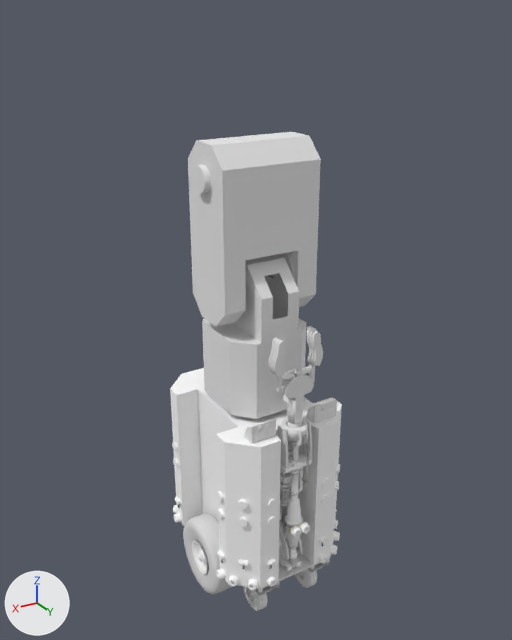
The Blender file models/valter/valter.blend: old version first, new version second.
The view is the same before and after, from a camera (50 mm lens) standing at (1.066, 1.788, 1.883) and looking at (-0.022, -0.026, 0.976). Lighting does not change. The marker at lower left points along +X, +Y and +Z.

In view in the first picture: 'Circle.136', 'Circle.143', 'Circle.167', 'baseFrame', 'bodyFrame', 'bodyFrameL', 'bodyFrameR', 'cap', 'manGripperFrame', 'rightWheel', 'valterBodyP1', 'valterBodyP2'.
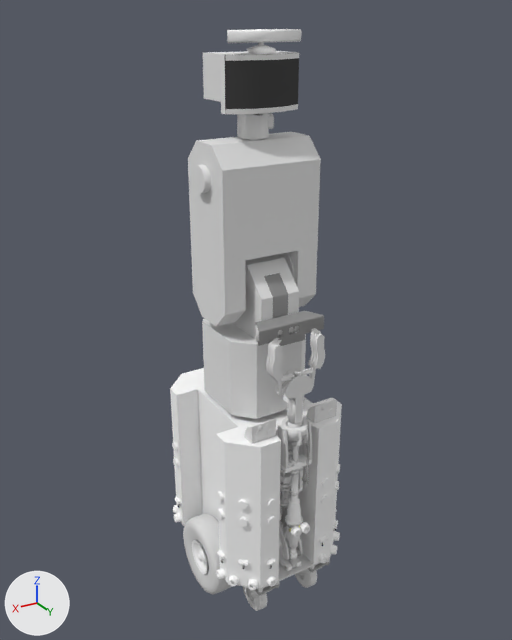
Pixel boxes (x1, y1, x2, y2) of what changed, in the pictures (512 x 640 px):
'headGlass', added: after (225, 53, 299, 109)
'bodyKinectFrame', added: after (255, 311, 324, 346)
'headFrame', added: after (203, 51, 299, 114)
'kinectBody.001', added: after (227, 29, 302, 54)
'neckFabrickCover', added: after (237, 113, 269, 140)
'headFrame.001', added: after (225, 53, 299, 114)
'bodyFrameGlass', added: after (264, 273, 288, 318)
'Circle.150', turned: before (273, 340, 286, 378); after (271, 345, 283, 382)
'Circle.165', turned: before (312, 331, 323, 366); after (313, 333, 325, 369)
'Circle.157', turned: before (271, 338, 284, 375); after (268, 343, 275, 380)
'Circle.158', turned: before (309, 331, 314, 364); after (310, 333, 317, 367)
'Circle.162', turned: before (307, 329, 312, 363); after (308, 331, 314, 365)
'Circle.153', turned: before (268, 337, 277, 374); after (266, 342, 272, 377)
'kinectBody', added: after (255, 325, 299, 342)
'headMotor', added: after (260, 113, 274, 129)
'Circle.148', turned: before (278, 375, 282, 393); after (278, 379, 283, 396)
'Circle.167', turned: before (311, 366, 315, 383); after (311, 368, 316, 383)
'Circle.152', turned: before (276, 334, 283, 340); after (272, 338, 279, 344)
'Circle.164', turned: before (310, 328, 317, 333); after (314, 330, 321, 335)
'Circle.147', turned: before (278, 385, 287, 393); after (278, 385, 287, 395)
'Circle.155', turned: before (276, 376, 278, 391); after (275, 380, 278, 392)
'Circle.163', turned: before (307, 326, 313, 331); after (312, 328, 317, 334)
'Circle.160', turned: before (309, 364, 311, 378); after (309, 367, 312, 378)

Diff of the bpy script that builds the scene:
```diff
--- a/models/valter/valter.blend.py
+++ b/models/valter/valter.blend.py
@@ me_plane_034 @@
+me_plane_034.from_pydata([(-0.04, -0.0562, 0.0562), (0.04, -0.0562, 0.0562), (-0.04, 0.0, -0.0809), (0.04, 0.0, -0.0809), (-0.04, -0.0026, 0.0026), (-0.04, 0.0, -0.0036), (0.04, 0.0, -0.0036), (0.04, -0.0026, 0.0026)], [], [(5, 6, 3, 2), (6, 5, 4, 7), (0, 1, 7, 4)])
+me_plane_034.polygons.foreach_set('use_smooth', [True] * 3)
+me_plane_034.materials.append(mat_bodyframeglassmaterial)  # grey #989898
@@ ob_circle_144 @@
 ob_circle_144.location = (-0.028, 0.243, 0.884)
-ob_circle_144.rotation_euler = (1.571, 0.0, 0.0)  # degrees (90, 0, 0)
+ob_circle_144.rotation_euler = (1.571, -0.349, 0.0)  # degrees (90, -20, 0)
 ob_circle_144.scale = (1.02, 1.02, 0.812)
@@ ob_circle_167 @@
 ob_circle_167.location = (-0.0581, 0.246, 0.884)
-ob_circle_167.rotation_euler = (1.571, 0.0, 0.0)  # degrees (90, 0, 0)
+ob_circle_167.rotation_euler = (1.571, 0.244, 0.0)  # degrees (90, 14, 0)
 ob_circle_167.scale = (-1.0, 1.0, 1.0)
@@ ob_circle_143 @@
 ob_circle_143.location = (0.0282, 0.243, 0.884)
-ob_circle_143.rotation_euler = (1.571, 0.0, 0.0)  # degrees (90, 0, 0)
+ob_circle_143.rotation_euler = (1.571, 0.349, 0.0)  # degrees (90, 20, 0)
 ob_circle_143.scale = (1.02, 1.02, 0.812)
@@ ob_circle_148 @@
 ob_circle_148.location = (0.0587, 0.246, 0.884)
-ob_circle_148.rotation_euler = (1.571, 0.0, 0.0)  # degrees (90, 0, 0)
+ob_circle_148.rotation_euler = (1.571, -0.244, 0.0)  # degrees (90, -14, 0)
@@ ob_headmotor @@
+ob_headmotor = bpy.data.objects.new('headMotor', me_plane_052)  # 32 vertices, 19 faces; spans x -0.021..0.021, y -0.021..0.021, z 0.0..0.0705; in mat_headmotormaterial (its picture is missing)
+ob_headmotor.parent = ob_circle_192
+ob_headmotor.location = (-0.00923, -0.0254, 1.6)
+ob_headmotor.rotation_euler = (0.0, -1.571, 0.0)  # degrees (0, -90, 0)
@@ ob_circle_192 @@
+ob_circle_192 = bpy.data.objects.new('Circle.192', me_circle_270)  # 64 vertices, 49 faces; spans x -0.027..0.027, y -0.027..0.027, z 0.0..0.0127; in mat_shinymetal1 (grey #acacac)
+ob_circle_192.parent = ob_bodyframe
+ob_circle_192.location = (-0.0000157, 0.0, 1.559)
+ob_circle_192.rotation_euler = (0.0, 0.0, 3.142)  # degrees (0, 0, 180)
@@ ob_circle_194 @@
+ob_circle_194 = bpy.data.objects.new('Circle.194', me_circle_272)  # 24 vertices, 14 faces; spans x -0.0953..0.0171, y -0.041..0.018, z 0.0..0.0035; in mat_shinymetal1 (grey #acacac)
+ob_circle_194.parent = ob_circle_195
+ob_circle_194.location = (0.005, 0.0, 1.6)
+ob_circle_194.rotation_euler = (-1.571, 1.257, -1.571)  # degrees (-90, 72, -90)
@@ ob_circle_195 @@
+ob_circle_195 = bpy.data.objects.new('Circle.195', me_circle_272.copy())
+ob_circle_195.parent = ob_circle_192
+ob_circle_195.location = (-0.005, 0.0, 1.6)
+ob_circle_195.rotation_euler = (-1.571, 1.257, 1.571)  # degrees (-90, 72, 90)
@@ ob_kinectbody_001 @@
+ob_kinectbody_001 = bpy.data.objects.new('kinectBody.001', me_plane_050)  # 108 vertices, 71 faces; spans x -0.113..0.113, y -0.03..0.03, z -0.066..-0.006; in mat_kinectheadmaterial (its picture is missing)
+ob_kinectbody_001.parent = ob_headframe
+ob_kinectbody_001.location = (0.0026, 0.0417, 1.854)
@@ ob_headframe @@
+ob_headframe = bpy.data.objects.new('headFrame', me_plane_043)  # 44 vertices, 30 faces; spans x -0.117..0.117, y -0.081..0.08, z -0.03..0.122; in mat_headframematerial (white #e7e7e7)
+ob_headframe.parent = ob_circle_195
+ob_headframe.location = (-0.0000157, 0.0, 1.667)
@@ ob_headglass @@
+ob_headglass = bpy.data.objects.new('headGlass', me_plane_046)  # 14 vertices, 6 faces; spans x -0.117..0.117, y -0.015..0.02, z -0.075..0.075; in mat_headglassmaterial (dark grey #494949)
+ob_headglass.parent = ob_circle_195
+ob_headglass.location = (-0.0000157, -0.069, 1.712)
@@ ob_headframe_001 @@
+ob_headframe_001 = bpy.data.objects.new('headFrame.001', me_plane_047)  # 28 vertices, 12 faces; spans x -0.117..0.117, y -0.016..0.019, z -0.075..0.075; in mat_headframematerial (white #e7e7e7)
+ob_headframe_001.parent = ob_circle_195
+ob_headframe_001.location = (-0.0000157, -0.069, 1.712)
@@ ob_neckfabrickcover @@
+ob_neckfabrickcover = bpy.data.objects.new('neckFabrickCover', me_circle_271)  # 48 vertices, 64 faces; spans x -0.0439..0.0433, y -0.0433..0.0577, z -0.0032..0.0938; in mat_neckfabrickcovermaterial (its picture is missing)
+ob_neckfabrickcover.parent = ob_circle_192
+ob_neckfabrickcover.location = (-0.0000157, 0.0, 1.564)
@@ ob_bodyframeglass @@
+ob_bodyframeglass = bpy.data.objects.new('bodyFrameGlass', me_plane_034)
+ob_bodyframeglass.parent = ob_valterbodyp2
+ob_bodyframeglass.location = (0.0, 0.151, 1.125)
@@ ob_kinectbody @@
+ob_kinectbody = bpy.data.objects.new('kinectBody', me_plane_039)  # 108 vertices, 71 faces; spans x -0.113..0.113, y -0.03..0.03, z -0.066..-0.006; in mat_kinectmaterial (its picture is missing)
+ob_kinectbody.parent = ob_bodykinectframe
+ob_kinectbody.location = (0.0026, 0.185, 1.061)
@@ ob_bodykinectframe @@
+ob_bodykinectframe = bpy.data.objects.new('bodyKinectFrame', me_plane_036)  # 106 vertices, 32 faces, 1 loose edge; spans x -0.118..0.118, y -0.033..0.033, z 0.0..0.065; in mat_bodykinectframematerial (its picture is missing)
+ob_bodykinectframe.parent = ob_valterbodyp2
+ob_bodykinectframe.location = (0.0000894, 0.185, 0.995)
+ob_bodykinectframe.scale = (0.962, 1.0, 1.0)
```
